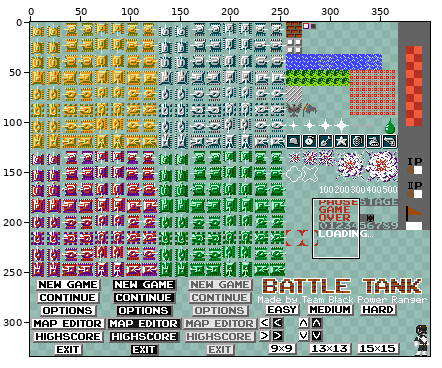
A sprite sheet gets an edit: resursi/sprites.png. Above: a wide view before the commit, with the close-up outlined.
Close-up. Before the commit:
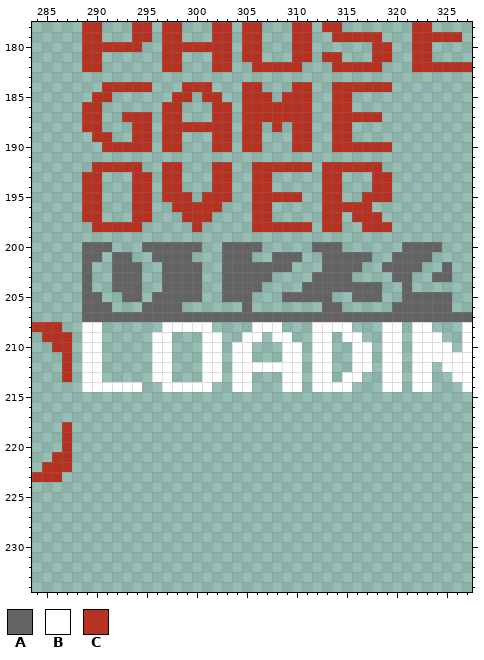
The file is 400x334 pixels. Colours within 5 levels of each other are drawn and written as one. Shown: x 284..327, y 178..234.
Palette (. is transparent): A #636363  B #ffffff  C #b53121
Pixels before (only the part around the change), first column x 284:
178 .....CC...CC.CC...CC.CC...CC.CC.......CC....
179 .....CC...CC.CC...CC.CC...CC..CCCCC...CCCCC.
180 .....CCCCCC..CCCCCCC.CC...CC......CC..CC....
181 .....CC......CC...CC.CC...CC.CC...CC..CC....
182 .....CC......CC...CC..CCCCC...CCCCC...CCCCCC
183 ............................................
184 .......CCCCC...CCC...CC...CC..CCCCCC........
185 ......CC......CC.CC..CCC.CCC..CC............
186 .....CC......CC...CC.CCCCCCC..CC............
187 .....CC..CCC.CC...CC.CCCCCCC..CCCCC.........
188 .....CC...CC.CCCCCCC.CC.C.CC..CC............
189 ......CC..CC.CC...CC.CC...CC..CC............
190 .......CCCCC.CC...CC.CC...CC..CCCCCC........
191 ............................................
192 ......CCCCC..CC...CC..CCCCCC.CCCCCC.........
193 .....CC...CC.CC...CC..CC.....CC...CC........
194 .....CC...CC.CC...CC..CC.....CC...CC........
195 .....CC...CC.CCC.CCC..CCCCC..CC..CCC........
196 .....CC...CC..CCCCC...CC.....CCCCC..........
197 .....CC...CC...CCC....CC.....CC.CCC.........
198 ......CCCCC.....C.....CCCCCC.CC..CCC........
199 ............................................
200 .....AAA...AAAAAA..AAAA.....AAA......AAAA...
201 .....AA.AA..AAAA...AAA..AAA..AAAAA..AAAA....
202 .....A..AAA..AAAA..AAAAAAA...AAAA..AAAA..A..
203 .....A..AAA..AAAA..AAAAA....AAAA....AA..AA..
204 .....A..AAA..AAAA..AAAA....AAAAAAAA..A......
205 .....AA..AA.AAAAA..AAA...AAAAA..AAA..AAAAA..
206 .....AAA...AAAA......A.......AA.....AAAAAA..
207 .....AAAAAAAAAAAAAAAAAAAAAAAAAAAAAAAAAAAAAAA
208 CCC..BB......BBBBB....BBB...BBBB...BB.BB...B
209 .CCC.BB.....BB...BB..BB.BB..BB.BB..BB.BBB..B
210 ..CC.BB.....BB...BB.BB...BB.BB..BB.BB.BBBB.B
211 ...C.BB.....BB...BB.BB...BB.BB..BB.BB.BBBBBB
212 ...C.BB.....BB...BB.BBBBBBB.BB..BB.BB.BB.BBB
213 ...C.BB.....BB...BB.BB...BB.BB.BB..BB.BB..BB
214 .....BBBBBB..BBBBB..BB...BB.BBBB...BB.BB...B
215 ............................................
216 ............................................
217 ............................................
218 ...C........................................
219 ...C........................................
220 ...C........................................
221 ..CC........................................
222 .CCC........................................
223 CCC.........................................
224 ............................................
225 ............................................
226 ............................................
227 ............................................
228 ............................................
229 ............................................
230 ............................................
231 ............................................
232 ............................................
233 ............................................
234 ............................................
The same view after the edit:
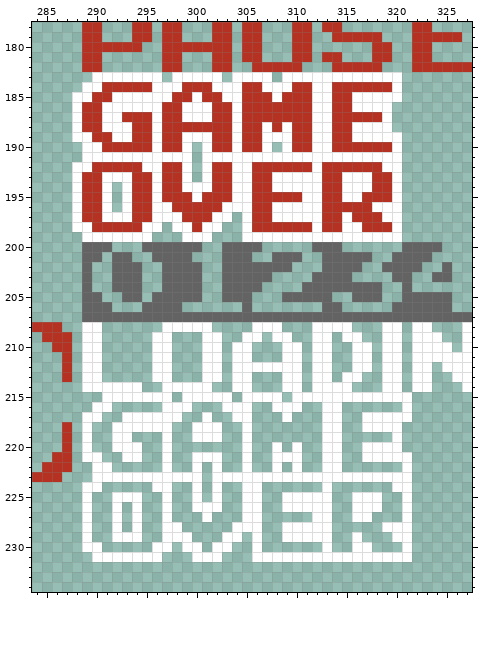
Changes in this commit:
y 183: x 290..296 ....... -> BBBBBBB; x 298..302 ..... -> BBBBB; x 304..307 .... -> BBBB; x 309..320 ............ -> BBBBBBBBBBBB
y 184: x 289..290 .. -> BB; x 296..298 ... -> BBB; x 302..304 ... -> BBB; x 307..309 ... -> BBB; x 312..313 .. -> BB; x 320 . -> B
y 185: x 288..289 .. -> BB; x 292..297 ...... -> BBBBBB; x 300 . -> B; x 303..304 .. -> BB; x 308 . -> B; x 312..313 .. -> BB; x 316..320 ..... -> BBBBB
y 186: x 288 . -> B; x 291..296 ...... -> BBBBBB; x 299..301 ... -> BBB; x 304 . -> B; x 312..313 .. -> BB; x 316..319 .... -> BBBB
y 187: x 288 . -> B; x 291..292 .. -> BB; x 296 . -> B; x 299..301 ... -> BBB; x 304 . -> B; x 312..313 .. -> BB; x 319 . -> B
y 188: x 288 . -> B; x 291..293 ... -> BBB; x 296 . -> B; x 304 . -> B; x 307 . -> B; x 309 . -> B; x 312..313 .. -> BB; x 316..319 .... -> BBBB
y 189: x 288..289 .. -> BB; x 292..293 .. -> BB; x 296 . -> B; x 299..301 ... -> BBB; x 304 . -> B; x 307..309 ... -> BBB; x 312..313 .. -> BB; x 316..320 ..... -> BBBBB
y 190: x 289..290 .. -> BB; x 296 . -> B; x 299 . -> B; x 301 . -> B; x 304 . -> B; x 307 . -> B; x 309 . -> B; x 312..313 .. -> BB; x 320 . -> B
y 191: x 289..299 ........... -> BBBBBBBBBBB; x 301..320 .................... -> BBBBBBBBBBBBBBBBBBBB
y 192: x 288..289 .. -> BB; x 295..296 .. -> BB; x 299 . -> B; x 301 . -> B; x 304..305 .. -> BB; x 312 . -> B; x 319..320 .. -> BB
y 193: x 288 . -> B; x 291..293 ... -> BBB; x 296 . -> B; x 299 . -> B; x 301 . -> B; x 304..305 .. -> BB; x 308..312 ..... -> BBBBB; x 315..317 ... -> BBB; x 320 . -> B
y 194: x 288 . -> B; x 291 . -> B; x 293 . -> B; x 296 . -> B; x 299..301 ... -> BBB; x 304..305 .. -> BB; x 308..312 ..... -> BBBBB; x 315..317 ... -> BBB; x 320 . -> B
y 195: x 288 . -> B; x 291 . -> B; x 293 . -> B; x 296 . -> B; x 300 . -> B; x 304..305 .. -> BB; x 311..312 .. -> BB; x 315..316 .. -> BB; x 320 . -> B
y 196: x 288 . -> B; x 291 . -> B; x 293 . -> B; x 296..297 .. -> BB; x 303..305 ... -> BBB; x 308..312 ..... -> BBBBB; x 318..320 ... -> BBB
y 197: x 288 . -> B; x 291..293 ... -> BBB; x 296..298 ... -> BBB; x 302..303 .. -> BB; x 305 . -> B; x 308..312 ..... -> BBBBB; x 315 . -> B; x 319..320 .. -> BB
y 198: x 288..289 .. -> BB; x 295..296 .. -> BB; x 298..299 .. -> BB; x 301..302 .. -> BB; x 305 . -> B; x 312 . -> B; x 315..316 .. -> BB; x 320 . -> B
y 199: x 289..295 ....... -> BBBBBBB; x 299..301 ... -> BBB; x 305..320 ................ -> BBBBBBBBBBBBBBBB
y 215: x 291..297 ....... -> BBBBBBB; x 299..303 ..... -> BBBBB; x 305..308 .... -> BBBB; x 310..321 ............ -> BBBBBBBBBBBB
y 216: x 290..291 .. -> BB; x 297..299 ... -> BBB; x 303..305 ... -> BBB; x 308..310 ... -> BBB; x 313..314 .. -> BB; x 321 . -> B
y 217: x 289..290 .. -> BB; x 293..298 ...... -> BBBBBB; x 301 . -> B; x 304..305 .. -> BB; x 309 . -> B; x 313..314 .. -> BB; x 317..321 ..... -> BBBBB
y 218: x 289 . -> B; x 292..297 ...... -> BBBBBB; x 300..302 ... -> BBB; x 305 . -> B; x 313..314 .. -> BB; x 317..320 .... -> BBBB
y 219: x 289 . -> B; x 292..293 .. -> BB; x 297 . -> B; x 300..302 ... -> BBB; x 305 . -> B; x 313..314 .. -> BB; x 320 . -> B
y 220: x 289 . -> B; x 292..294 ... -> BBB; x 297 . -> B; x 305 . -> B; x 308 . -> B; x 310 . -> B; x 313..314 .. -> BB; x 317..320 .... -> BBBB
y 221: x 289..290 .. -> BB; x 293..294 .. -> BB; x 297 . -> B; x 300..302 ... -> BBB; x 305 . -> B; x 308..310 ... -> BBB; x 313..314 .. -> BB; x 317..321 ..... -> BBBBB
y 222: x 290..291 .. -> BB; x 297 . -> B; x 300 . -> B; x 302 . -> B; x 305 . -> B; x 308 . -> B; x 310 . -> B; x 313..314 .. -> BB; x 321 . -> B
y 223: x 290..300 ........... -> BBBBBBBBBBB; x 302..321 .................... -> BBBBBBBBBBBBBBBBBBBB
y 224: x 289..290 .. -> BB; x 296..297 .. -> BB; x 300 . -> B; x 302 . -> B; x 305..306 .. -> BB; x 313 . -> B; x 320..321 .. -> BB
y 225: x 289 . -> B; x 292..294 ... -> BBB; x 297 . -> B; x 300 . -> B; x 302 . -> B; x 305..306 .. -> BB; x 309..313 ..... -> BBBBB; x 316..318 ... -> BBB; x 321 . -> B
y 226: x 289 . -> B; x 292 . -> B; x 294 . -> B; x 297 . -> B; x 300..302 ... -> BBB; x 305..306 .. -> BB; x 309..313 ..... -> BBBBB; x 316..318 ... -> BBB; x 321 . -> B
y 227: x 289 . -> B; x 292 . -> B; x 294 . -> B; x 297 . -> B; x 301 . -> B; x 305..306 .. -> BB; x 312..313 .. -> BB; x 316..317 .. -> BB; x 321 . -> B
y 228: x 289 . -> B; x 292 . -> B; x 294 . -> B; x 297..298 .. -> BB; x 304..306 ... -> BBB; x 309..313 ..... -> BBBBB; x 319..321 ... -> BBB
y 229: x 289 . -> B; x 292..294 ... -> BBB; x 297..299 ... -> BBB; x 303..304 .. -> BB; x 306 . -> B; x 309..313 ..... -> BBBBB; x 316 . -> B; x 320..321 .. -> BB
y 230: x 289..290 .. -> BB; x 296..297 .. -> BB; x 299..300 .. -> BB; x 302..303 .. -> BB; x 306 . -> B; x 313 . -> B; x 316..317 .. -> BB; x 321 . -> B
y 231: x 290..296 ....... -> BBBBBBB; x 300..302 ... -> BBB; x 306..321 ................ -> BBBBBBBBBBBBBBBB
